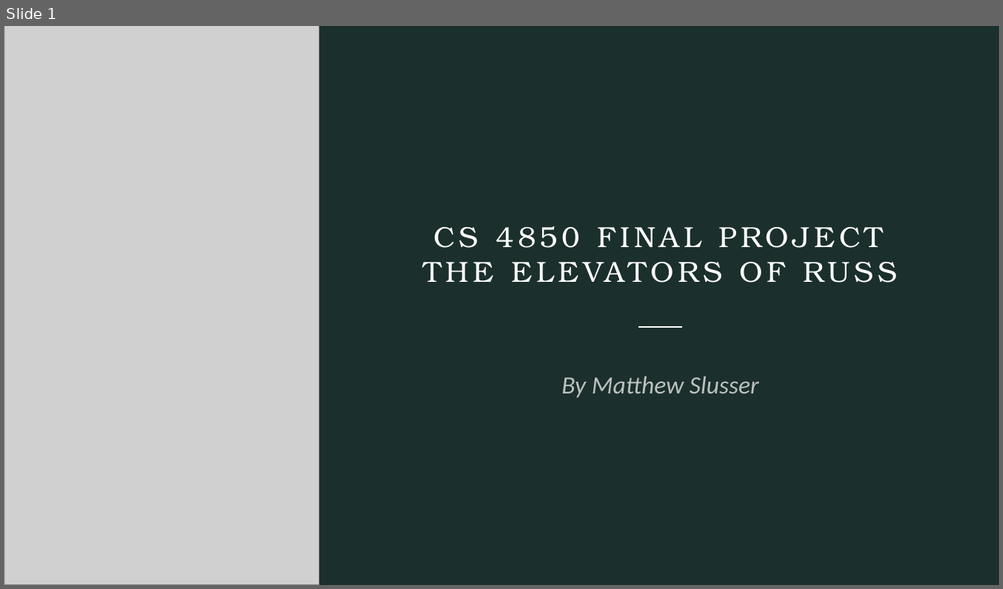
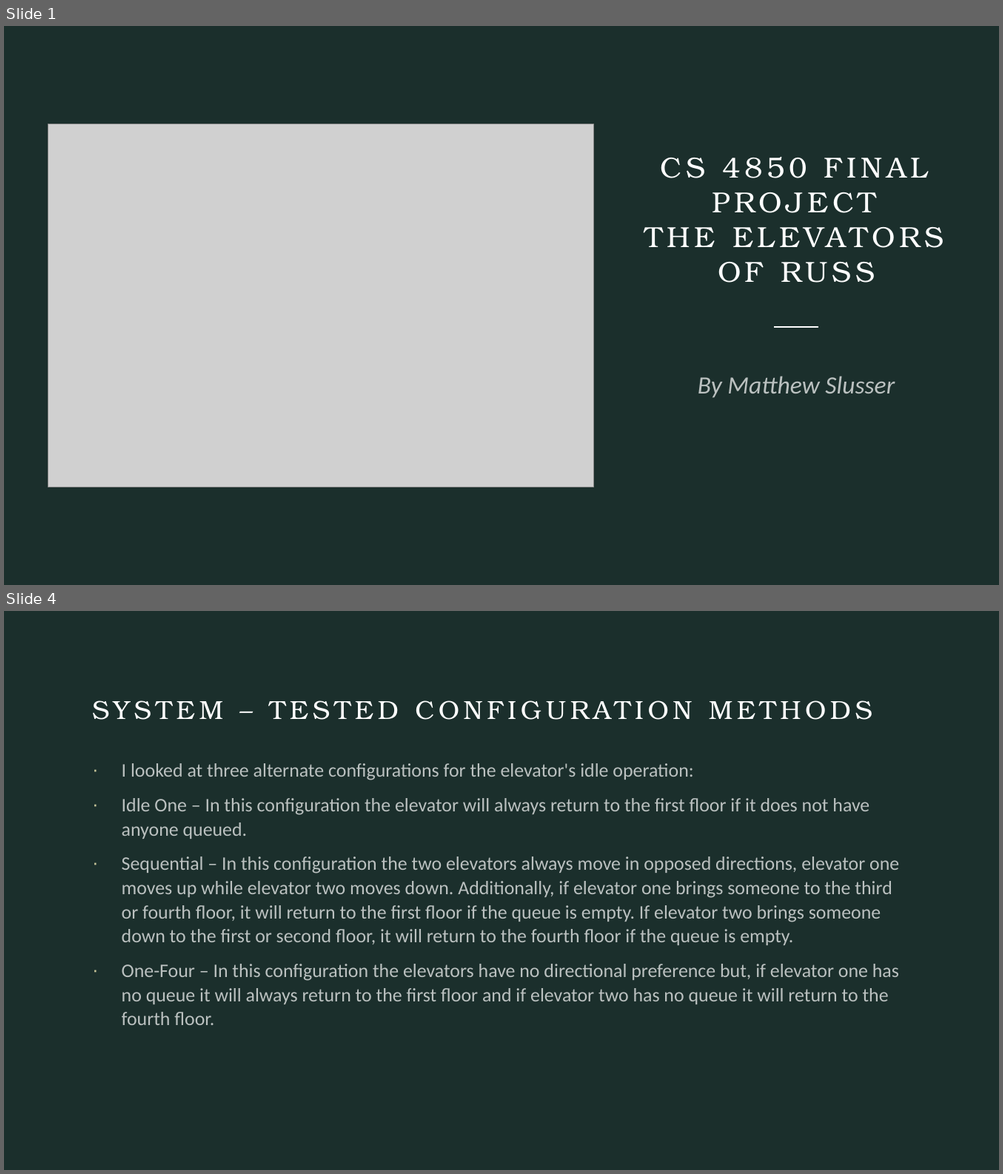
Before and after one commit to Sluss12/cs-4830-systems-simulation, a slide deck: Project 3/CS 4850 Final Project.pptx. Shown one above the other, each under a label of ours: slide 1 before the commit, slides 1 and 4 after it; the slides between them are not shown. The pictures are 1003x589 and 1003x1174 pixels, drawn with LibreOffice and Linux fonts; fonts in the diff are those of the drawing; grey boxes stand for pictures. Boxes give left, top, right and bottom in pixels: in the first picture for what was removed or moved away, otherwise in the second. Text is boxed around its words. In the diff, an @@ line names an element or a change of style, - is before the commit and + after.

```diff
--- a/Project 3/CS 4850 Final Project.pptx
+++ b/Project 3/CS 4850 Final Project.pptx
@@ slide 4 added at box(4, 611, 999, 1170), background #1B2F2C @@
@@ title added at box(92, 701, 872, 720), 25.2 pt, text #FFFFFF @@
+SYSTEM – TESTED CONFIGURATION METHODS
@@ text added at box(122, 763, 899, 1025), 18.5 pt, text #FFFFFF at 70% opacity @@
+· I looked at three alternate configurations for the elevator's idle operation:
+· Idle One – In this configuration the elevator will always return to the first floor if it does not have anyone queued.
+· Sequential – In this configuration the two elevators always move in opposed directions, elevator one moves up while elevator two moves down. Additionally, if elevator one brings someone to the third or fourth floor, it will return to the first floor if the queue is empty. If elevator two brings someone down to the first or second floor, it will return to the fourth floor if the queue is empty.
+· One-Four – In this configuration the elevators have no directional preference but, if elevator one has no queue it will always return to the first floor and if elevator two has no queue it will return to the fourth floor.
@@ slide 1 changed as well @@
@@ picture removed at box(4, 26, 319, 585) @@
@@ title "CS 4850 FINAL PROJECT THE ..." rewrapped from box(433, 227, 882, 248) to box(660, 157, 928, 283) @@
@@ picture added at box(48, 124, 594, 487) @@
@@ line moved from (638, 327) - (683, 327) to (774, 327) - (818, 327) @@
@@ subtitle "By Matthew Slusser": place and size @@
-subtitle "By Matthew Slusser" at box(561, 376, 759, 398)
+subtitle "By Matthew Slusser" at box(697, 376, 894, 398)
```
Also in this commit, not shown: 1 other slide changed, 7 other slides added, 2 slides removed, 18 other files.
